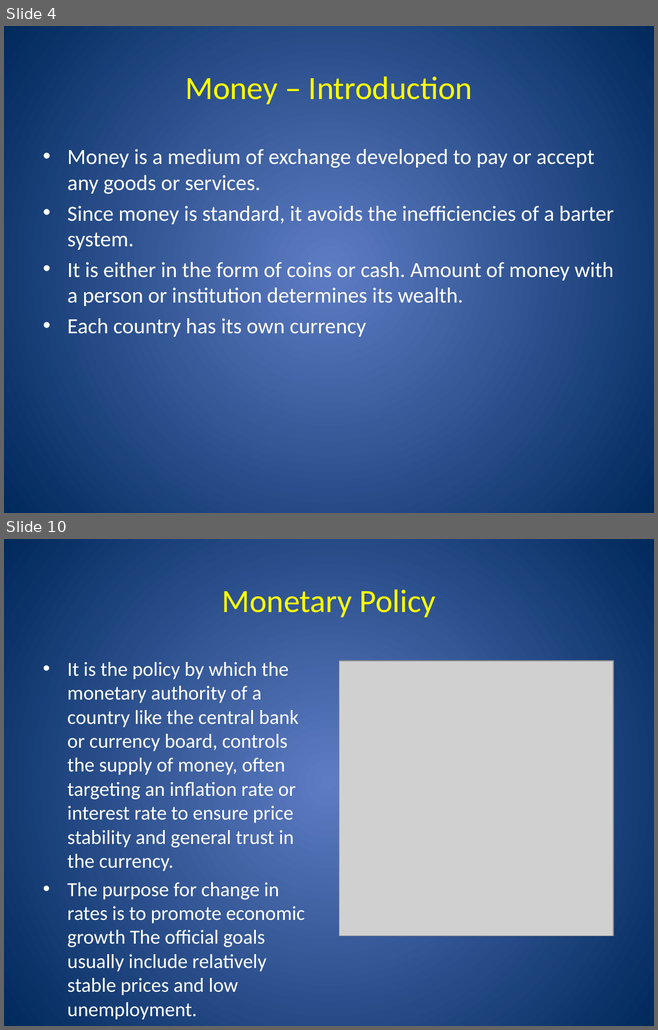
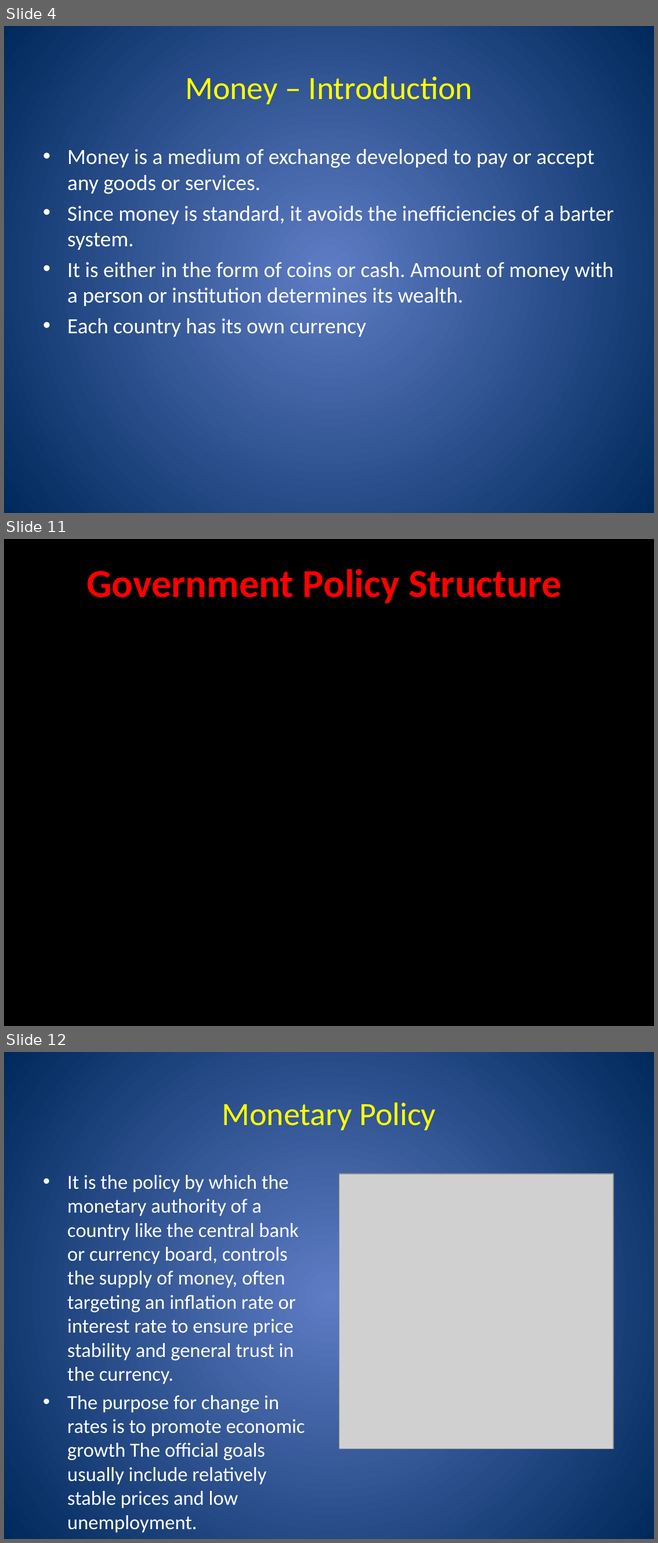
Before and after one commit to Amul01/Presentations, a slide deck: EEM-Money.pptx. Shown one above the other, each under a label of ours: slides 4 and 10 before the commit, slides 4, 11 and 12 after it; the slides between them are not shown. The pictures are 658x1030 and 658x1543 pixels, drawn with LibreOffice and Linux fonts; fonts in the diff are those of the drawing; grey boxes stand for pictures; background and template pictures are left out. Boxes give left, top, right and bottom in pixels: in the first picture for what was removed or moved away, otherwise in the second. Text is boxed around its words. In the diff, an @@ line names an element or a change of style, - is before the commit and + after.

```diff
--- a/EEM-Money.pptx
+++ b/EEM-Money.pptx
@@ slide 11 added at box(4, 539, 654, 1026), background picture (left out) @@
@@ text added at box(86, 569, 561, 603), 44 pt, text #FF0000, bold @@
+Government Policy Structure
@@ line added from (136, 651) to (481, 651), #000000 2 pt @@
@@ what was slide 10 is now slide 12 @@
```
Also in this commit, not shown: 10 slides changed, 7 other slides added.
